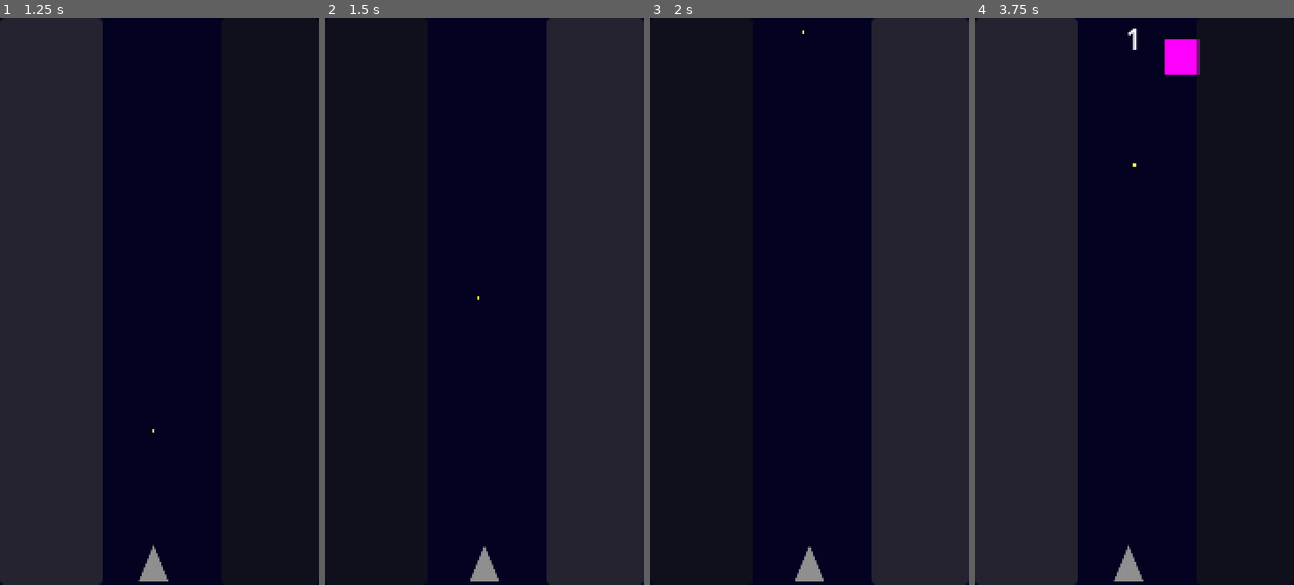
Above: before the commit, frames 1-4 (left to right).
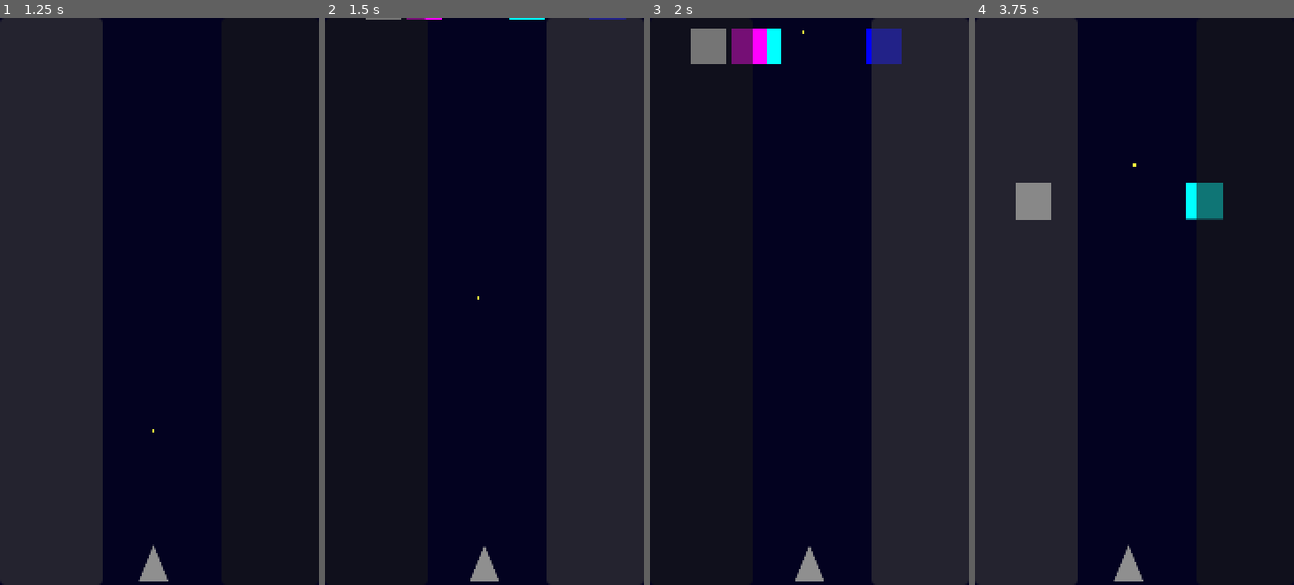
Above: after the commit, the same moments.

Repository: SirLaughy/Space-Shooter
Game: Godot game, scene res://Scenes/root.tscn
Two runs of this game, one before a commit and one after it. Both use one fixed random seed, a clock stepped at 60 frames per second and the inputs below.
Inputs (mouse positions are in pixels of both pictures, inside the frame that each line leads up to):
- Up to frame 1 (1.25 s): click (51, 301) at 0.5 s
- Up to frame 2 (1.5 s): click (596, 301) at 1.25 s
- Up to frame 3 (2 s): no input
- Up to frame 4 (3.75 s): click (1026, 301) at 2 s; click (1246, 301) at 2.75 s; click (1026, 301) at 3.5 s

Frame 1 is identical in both runs. In frame 2, 0.1% of the frame differs, in the area x 12-95%, y 0-1%; in frame 3, 2.4%, in the area x 12-79%, y 1-9%; in frame 4, 2.3%.

Commit message:
Revert "fixed enemy not shooting, added spawner type for enemy, added basic score system"
This reverts commit 459b98192f43cee25d41c5677d15576d6c76237b.

Diff:
--- a/Autoloads/global_enums.gd
+++ b/Autoloads/global_enums.gd
@@ -19,5 +19,4 @@
 enum attack_type{
 	GUN,
 	BULLBAR,
-	SPAWNER,
 }
--- a/Autoloads/global_signal_bus.gd
+++ b/Autoloads/global_signal_bus.gd
@@ -6,7 +6,6 @@
 
 # Bullet Signals
 signal shoot(bullet, direction: Vector2, bullet_speed: float, location: Vector2, fired_by: GlobalEnums.fired_by)
-signal shot_enemy()
 
 # Enemy Signals
 signal summon_enemy(enemy, location: Vector2, movement_type: GlobalEnums.movement_type, attack_type: GlobalEnums.attack_type, horizontal_speed: float, firing_rate: float, bullet_speed: float, vertical_speed: float)
--- a/Scenes/root.tscn
+++ b/Scenes/root.tscn
@@ -45,21 +45,23 @@
 position = Vector2(184, 119)
 shape = SubResource("RectangleShape2D_vnucn")
 
-[node name="Spawner" parent="." unique_id=242555459 instance=ExtResource("4_c3mwy")]
-position = Vector2(92, -64)
+[node name="Enemy" parent="." unique_id=242555459 instance=ExtResource("4_c3mwy")]
+position = Vector2(11, -83)
+firing_rate = 120.0
+
+[node name="Enemy2" parent="." unique_id=859897823 instance=ExtResource("4_c3mwy")]
+position = Vector2(79, -83)
+attack_type = 1
+
+[node name="Enemy3" parent="." unique_id=727117319 instance=ExtResource("4_c3mwy")]
+position = Vector2(56, -83)
 movement_type = 1
-attack_type = 2
-vertical_speed = 0.0
+firing_rate = 120.0
 
-[node name="HUD" type="CanvasLayer" parent="." unique_id=1945069087]
-
-[node name="ScoreLabel" type="Label" parent="HUD" unique_id=64348952]
-anchors_preset = 10
-anchor_right = 1.0
-offset_bottom = 23.0
-grow_horizontal = 2
-size_flags_vertical = 0
-horizontal_alignment = 1
+[node name="Enemy4" parent="." unique_id=2048144445 instance=ExtResource("4_c3mwy")]
+position = Vector2(33, -83)
+movement_type = 1
+attack_type = 1
 
 [connection signal="button_down" from="Controls/button_left" to="Controls" method="_on_button_left_button_down"]
 [connection signal="button_up" from="Controls/button_left" to="Controls" method="_on_button_left_button_up"]
--- a/Scripts/Actors/enemy.gd
+++ b/Scripts/Actors/enemy.gd
@@ -13,15 +13,14 @@
 var onscreen: bool = false
 
 var bullet_scene = preload("res://Scenes/bullet.tscn")
-var enemy_scene = preload("res://Scenes/Actors/enemy.tscn")
 
 func _ready() -> void:
 	match movement_type:
 		GlobalEnums.movement_type.STATIC:
-			direction = Vector2(0, 1)
+			direction = Vector2(1, 1)
 			modulate.r = 0
 		GlobalEnums.movement_type.HORIZONTAL:
-			direction = Vector2(1, 1)
+			direction = Vector2(0, 1)
 			modulate.r = 255
 
 	match attack_type:
@@ -31,11 +30,6 @@
 			modulate.g = 0
 		GlobalEnums.attack_type.BULLBAR:
 			modulate.g = 255
-		GlobalEnums.attack_type.SPAWNER:
-			set_collision_layer_value(4, false)
-			bullet_timer.wait_time = firing_rate / 60
-			bullet_timer.start()
-
 
 func _process(delta: float) -> void:
 	velocity.x = horizontal_speed * direction.x
@@ -55,11 +49,6 @@
 func shoot():
 	GlobalSignalBus.shoot.emit(bullet_scene, Vector2(0, 1), bullet_speed, global_position, GlobalEnums.fired_by.ENEMY)
 
-func spawn_enemy():
-	var spawn_movement_type = randi_range(0,1)
-	var spawn_attack_type = randi_range(0,1)
-	GlobalSignalBus.summon_enemy.emit(enemy_scene, global_position, spawn_movement_type, spawn_attack_type, 100, 120, 300, 50)
-
 func _on_visible_on_screen_notifier_2d_screen_entered() -> void:
 	onscreen = true
 
@@ -67,13 +56,7 @@
 	queue_free()
 
 func _on_bullet_timer_timeout() -> void:
-	print("a")
-	match attack_type:
-		GlobalEnums.attack_type.GUN:
-			if onscreen:
-				shoot()
-		GlobalEnums.attack_type.SPAWNER:
-			print("spawn")
-			spawn_enemy()
-	print("b")
+	if onscreen:
+		shoot()
+		print("shoot")
 	bullet_timer.wait_time = bullet_speed / 60
--- a/Scripts/Actors/player.gd
+++ b/Scripts/Actors/player.gd
@@ -10,12 +10,17 @@
 
 var bullet_scene = preload("res://Scenes/bullet.tscn")
 
+
+
 func _ready() -> void:
 	GlobalSignalBus.player_move.connect(_on_player_move)
 	bullet_timer.wait_time = firing_speed / 60
 
+
 func _physics_process(delta: float) -> void:
 	move_and_slide()
+
+
 
 func _on_player_move(player_direction):
 	match player_direction:
--- a/Scripts/bullet.gd
+++ b/Scripts/bullet.gd
@@ -4,7 +4,7 @@
 var speed: float
 var direction: Vector2
 
-func _ready() -> void:
+func _init() -> void:
 	match fired_by:
 		GlobalEnums.fired_by.PLAYER:
 			set_collision_mask_value(4, true)
@@ -18,8 +18,6 @@
 		var colider = collision.get_collider()
 		if colider.get_groups().has("Player"):
 			GlobalSignalBus.player_died.emit()
-		else:
-			GlobalSignalBus.shot_enemy.emit()
 		colider.queue_free()
 		queue_free()
 
--- a/Scripts/root.gd
+++ b/Scripts/root.gd
@@ -2,39 +2,17 @@
 
 @export var vertical_speed: float
 
-@onready var score_label: Label = $HUD/ScoreLabel
-
-
-var score: int = 0
-
 func _ready() -> void:
 	GlobalSignalBus.player_died.connect(_on_player_died)
 	GlobalSignalBus.shoot.connect(_on_shoot)
-	GlobalSignalBus.summon_enemy.connect(_on_summon_enemy)
-	GlobalSignalBus.shot_enemy.connect(_on_shot_enemy)
 
 func _on_player_died():
 	get_tree().reload_current_scene()
 
 func _on_shoot(bullet, direction, bullet_speed, location, fired_by):
 	var spawned_bullet = bullet.instantiate()
-	spawned_bullet.fired_by = fired_by
+	add_child(spawned_bullet)
 	spawned_bullet.direction = direction
 	spawned_bullet.speed = bullet_speed
 	spawned_bullet.position = location
-	add_child(spawned_bullet)
-
-func _on_summon_enemy(enemy, location, movement_type, attack_type, horizontal_speed, firing_rate, bullet_speed, vertical_speed):
-	var spawned_enemy = enemy.instantiate()
-	spawned_enemy.position = location
-	spawned_enemy.movement_type = movement_type
-	spawned_enemy.attack_type = attack_type
-	spawned_enemy.horizontal_speed = horizontal_speed
-	spawned_enemy.firing_rate = firing_rate
-	spawned_enemy.bullet_speed  = bullet_speed
-	spawned_enemy.vertical_speed = vertical_speed
-	add_child(spawned_enemy)
-
-func _on_shot_enemy():
-	score +=1
-	score_label.text = str(score)
+	spawned_bullet.fired_by = fired_by
